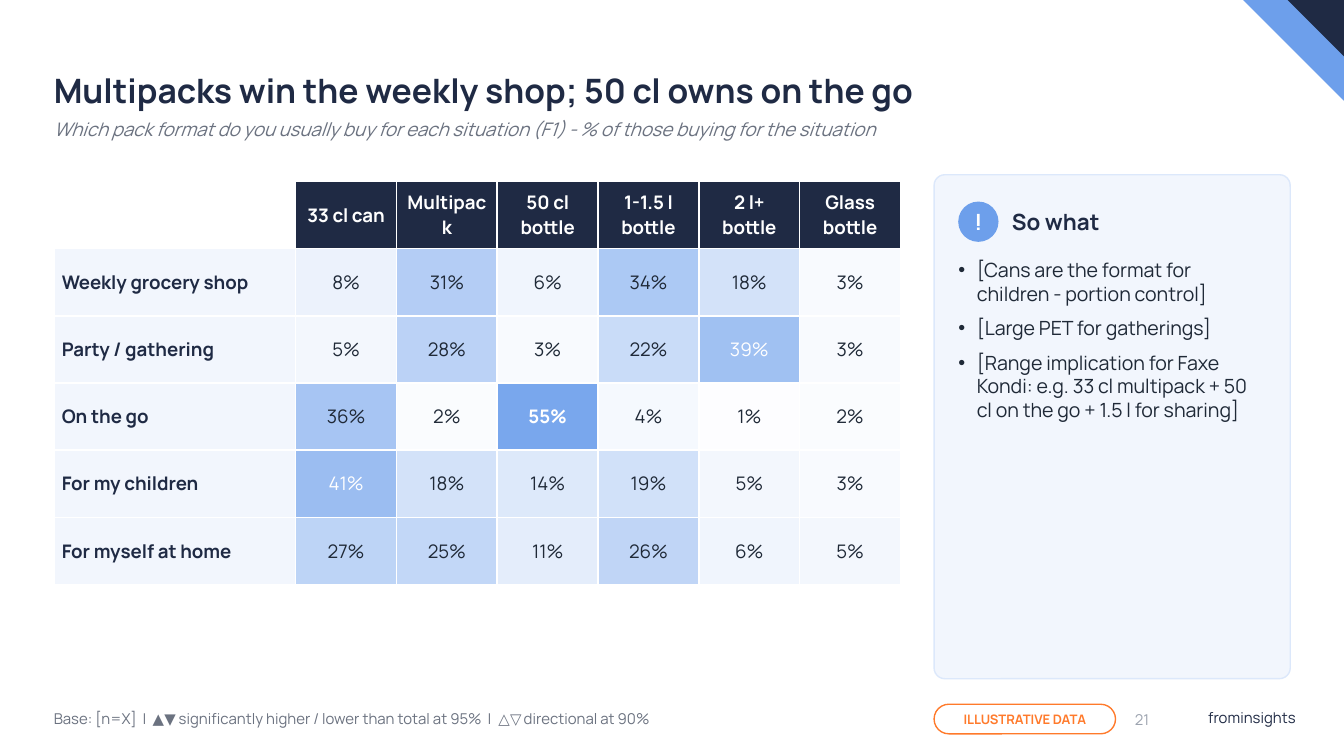
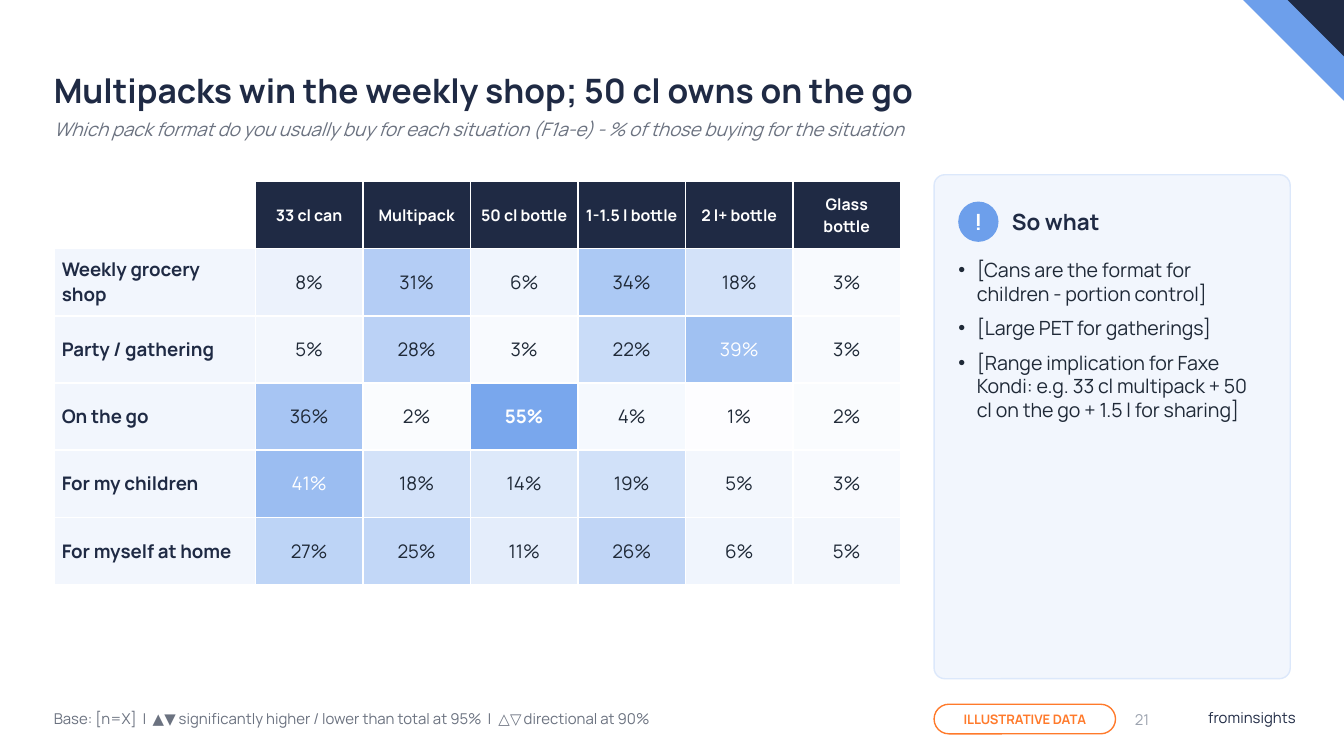
Before and after one commit to JohannOnGitHub/JohannOnGitHub, a slide deck: slide 21 of deliverables/Faxe_Kondi_Report_Template_frominsights.pptx. Drawn at 1344x756 pixels with LibreOffice and Linux fonts; fonts in the diff are those of the drawing; background and template pictures are left out. Boxes give left, top, right and bottom in pixels: in the first picture for what was removed or moved away, otherwise in the second. Text is boxed around its words. In the diff, an @@ line names an element or a change of style, - is before the commit and + after.

```diff
--- a/deliverables/Faxe_Kondi_Report_Template_frominsights.pptx
+++ b/deliverables/Faxe_Kondi_Report_Template_frominsights.pptx
@@ text at bbox=[54, 120, 904, 141]: text changed @@
-Which pack format do you usually buy for each situation (F1) - % of those buying for the situation
+Which pack format do you usually buy for each situation (F1a-e) - % of those buying for the situation
@@ table at bbox=[54, 181, 900, 567] @@
@@ size 10 to 8.5 pt in "33 cl can", "Multipack", "50 cl bottle", "1-1.5 l bottle" and 2 more places @@
```
Also in this commit, not shown: 4 other slides changed, 1 other file.
